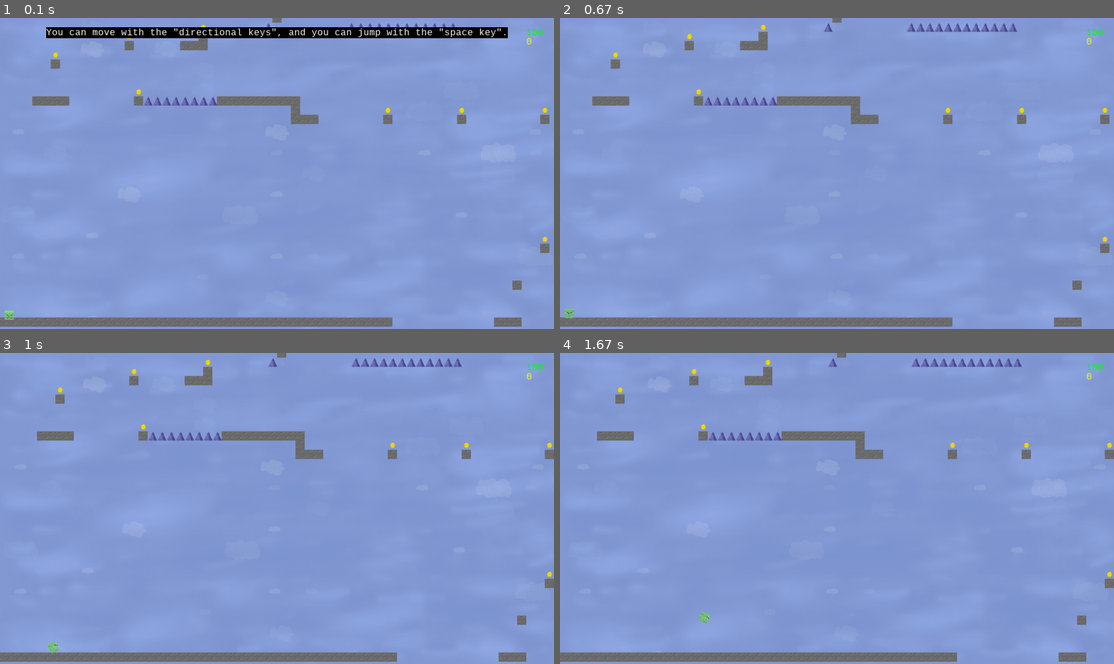
Above: before the commit, frames 1-4 (two rows, left to right).
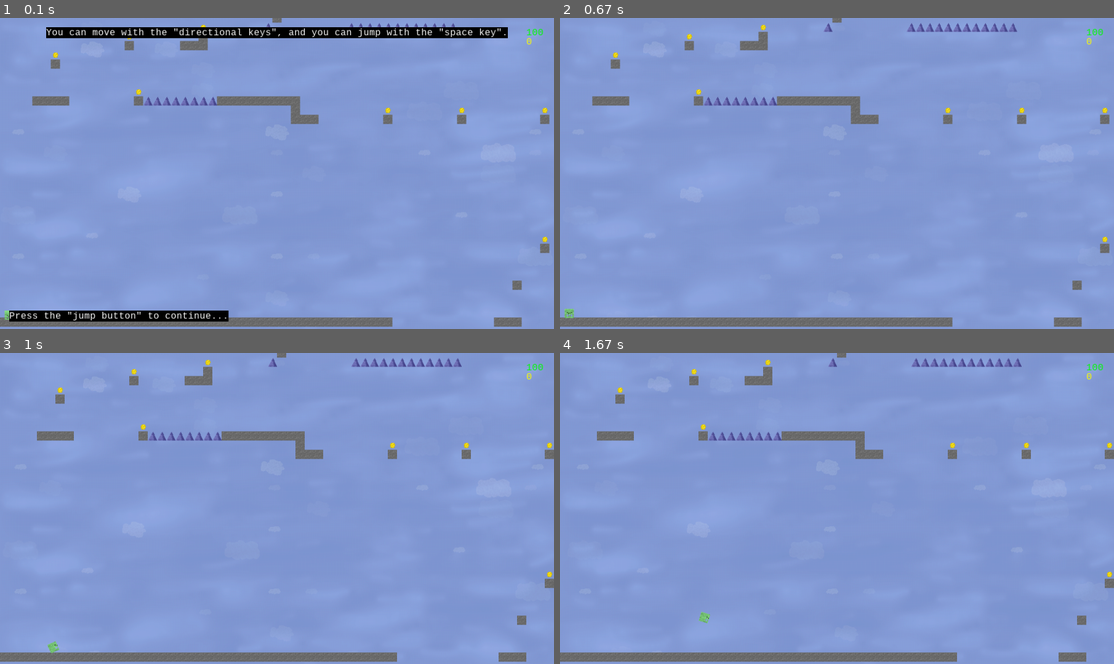
Above: after the commit, the same moments.

Repository: CocoMarck/Juego-cuadradoFeliz
Game: pygame game, started from cuadradoFeliz.py
Two runs of this game, one before a commit and one after it. Both use one fixed random seed, a clock stepped at 60 frames per second and the inputs below.
Inputs:
- Up to frame 1 (0.1 s): no input
- Up to frame 2 (0.67 s): tap Space at 0.33 s
- Up to frame 3 (1 s): hold Right from 0.67 s (still down)
- Up to frame 4 (1.67 s): release Right at 1.13 s; hold Right 1.17-1.63 s; tap Space at 1.23, 1.53 s

The runs differ from the first frame. In frame 1, 1.4% of the frame differs, in the area x 1-42%, y 94-98%; in frame 2, nothing differs; in frame 3, nothing differs; in frame 4, nothing differs.

Commit message:
Add files via upload

Diff:
--- a/cuadradoFeliz.py
+++ b/cuadradoFeliz.py
@@ -1009,7 +1009,7 @@
             text_continue = font_normal.render(
                 f"{Lang.get_text('continue_jump')}...", True, generic_colors('white')
             )
-            position = [size_font_normal, data_CF.disp[0]-(size_font_normal*2)]
+            position = [size_font_normal, data_CF.disp[1]-(size_font_normal*2)]
 
             rect_text = text_continue.get_rect()
             pygame.draw.rect(
